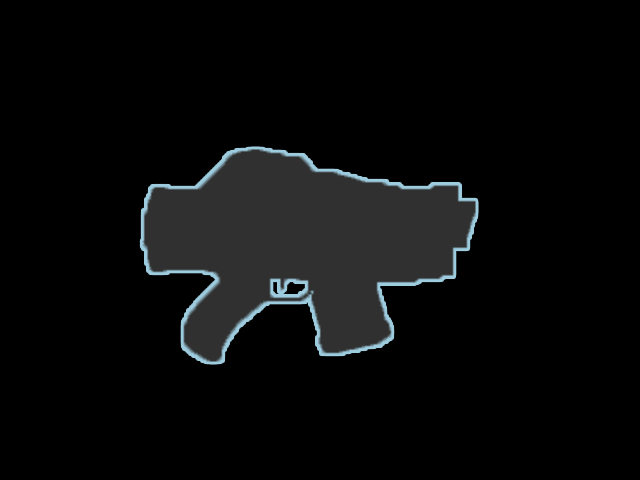
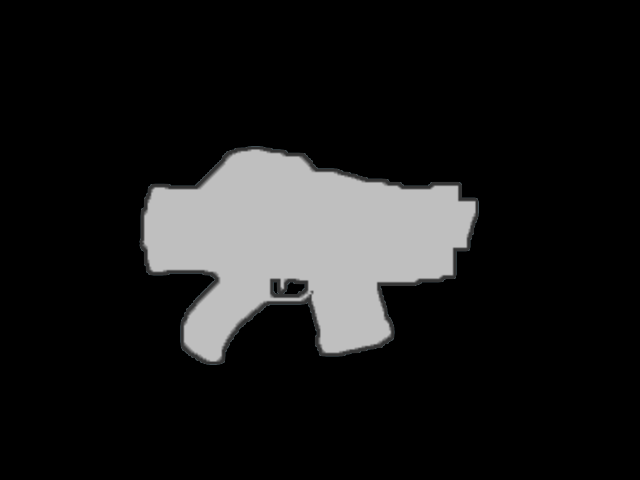
Revision of a layered 640px x 480px image; what changed, layer by layer:
added layer "Layer 4 copy" above "Layer 4" over [142,149,476,362]
